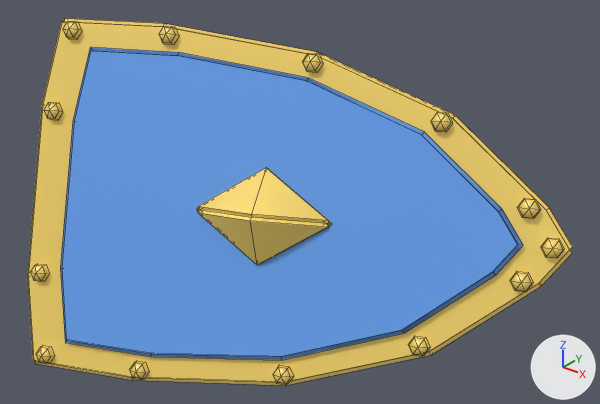
A saved change to the FBX model Prototype/SwarmPrototype/Resources/SwarmModels/Shield_Gilded_Tall.fbx.
Both versions are drawn from a camera (50 mm lens) standing at (2.158, -1.327, 2.72) and looking at (1.202, -0.131, 1.979). Every picture has the same lights, and +X, +Y and +Z are marked at lower right. The picture after the commit comes second. Mesh edges are drawn as thin lines. Vertices at exactly the same position are counted once.

In view in the first picture: 'Shield_Gilded_Tall'.
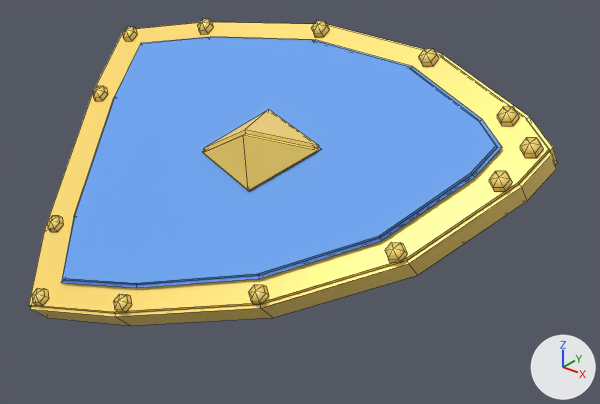
What the commit changed:
me_shield_gilded_tall is used by ob_shield_gilded_tall; location (0.0, 0.0, 0.0).
me_shield_gilded_tall had 496 vertices, 459 faces and spanned x 0.685..1.734, y -0.567..0.061, z 1.633..2.317.
me_shield_gilded_tall now has 741 vertices, 701 faces and spans x 0.56..1.668, y -0.526..0.214, z 1.696..2.298.
me_shield_gilded_tall part 1: the loose piece of 13 vertices spanning x 0.724..0.763, y -0.318..-0.288, z 2.277..2.312 is multiplied about its middle by the matrix ((0.943, 0.224, -0.246), (-0.121, 0.92, 0.374), (0.31, -0.323, 0.894)), then moved by (-0.142, 0.266, -0.084).
me_shield_gilded_tall part 2: the loose piece of 13 vertices spanning x 0.728..0.767, y -0.391..-0.361, z 2.124..2.159 is multiplied about its middle by the matrix ((0.943, 0.224, -0.246), (-0.121, 0.92, 0.374), (0.31, -0.323, 0.894)), then moved by (-0.121, 0.214, -0.043).
me_shield_gilded_tall part 3: the loose piece of 84 vertices spanning x 0.685..1.734, y -0.566..0.027, z 1.633..2.317 is multiplied about its middle by the matrix ((0.943, 0.224, -0.246), (-0.121, 0.92, 0.374), (0.31, -0.323, 0.894)), then moved by (-0.083, 0.088, 0.083).
me_shield_gilded_tall part 4: the loose piece of 78 vertices spanning x 0.718..1.674, y -0.485..0.031, z 1.65..2.265 is rebuilt with 75 vertices and now spans x 0.655..1.587, y -0.476..0.041, z 1.813..2.264, in mat_team_blue (blue #65a2ef).
me_shield_gilded_tall part 5: the loose piece of 78 vertices spanning x 0.793..1.661, y -0.526..-0.067, z 1.716..2.272 is rebuilt with 78 vertices and now spans x 0.605..1.626, y -0.453..0.123, z 1.717..2.222, in mat_wood_brown (brown #d1ac7c).
me_shield_gilded_tall part 6: 13 loose pieces with 198 vertices, spanning x 0.787..1.725, y -0.567..0.061, z 1.667..2.317, are deleted.
me_shield_gilded_tall part 7: 32 vertices removed from x 1.006..1.157, y -0.265..-0.015, z 1.761..2.091; 413 vertices added at x 0.711..1.302, y -0.526..0.214, z 1.696..2.298.
me_shield_gilded_tall part 8: 65 vertices added at x 1.348..1.653, y -0.245..0.079, z 1.989..2.285.

Location of each change, (x1, y1, x2, y2) in pixels of the pictures (600 x 404 px; the box of a moved part takes in the faces that stretch with it):
'Shield_Gilded_Tall', reshaped (16% shorter): before (27, 19, 573, 385); after (29, 19, 557, 325)
part 1 of me_shield_gilded_tall, moved or reshaped: before (63, 22, 82, 39); after (122, 27, 138, 41)
part 2 of me_shield_gilded_tall, moved or reshaped: before (44, 103, 63, 120); after (92, 86, 108, 101)
part 3 of me_shield_gilded_tall, moved or reshaped: before (27, 19, 573, 385); after (29, 22, 557, 325)
part 4 of me_shield_gilded_tall, rebuilt (not visible before): after (61, 37, 502, 288)
part 5 of me_shield_gilded_tall, rebuilt (not visible afterwards): before (60, 47, 523, 360)
part 6 of me_shield_gilded_tall, deleted: before (31, 27, 564, 385)
part 7 of me_shield_gilded_tall, cut back: after (32, 19, 330, 313)
part 8 of me_shield_gilded_tall, added: after (385, 49, 543, 263)
